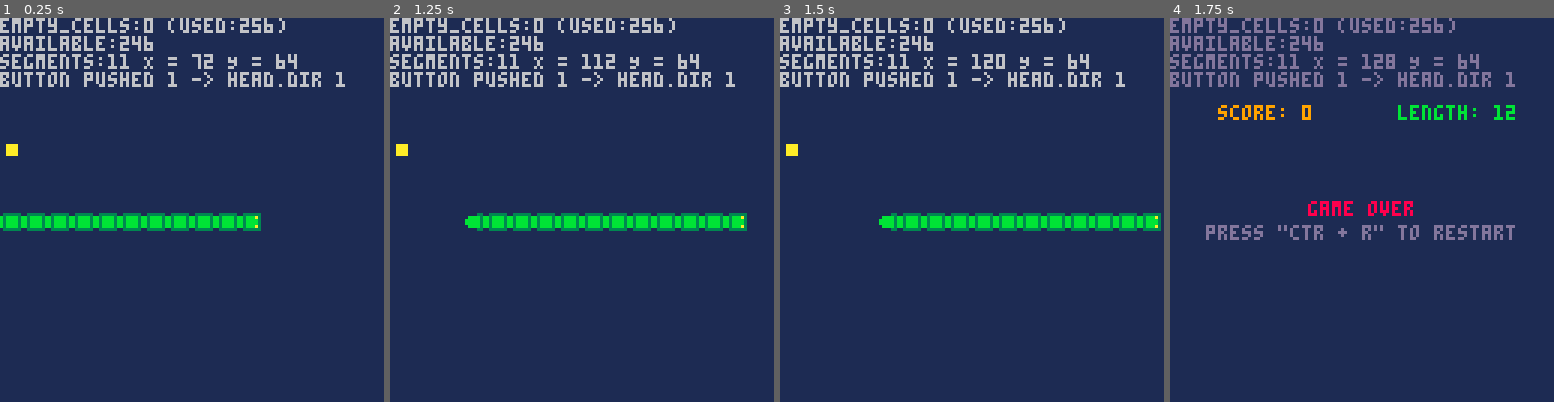
Above: before the commit, frames 1-4 (left to right).
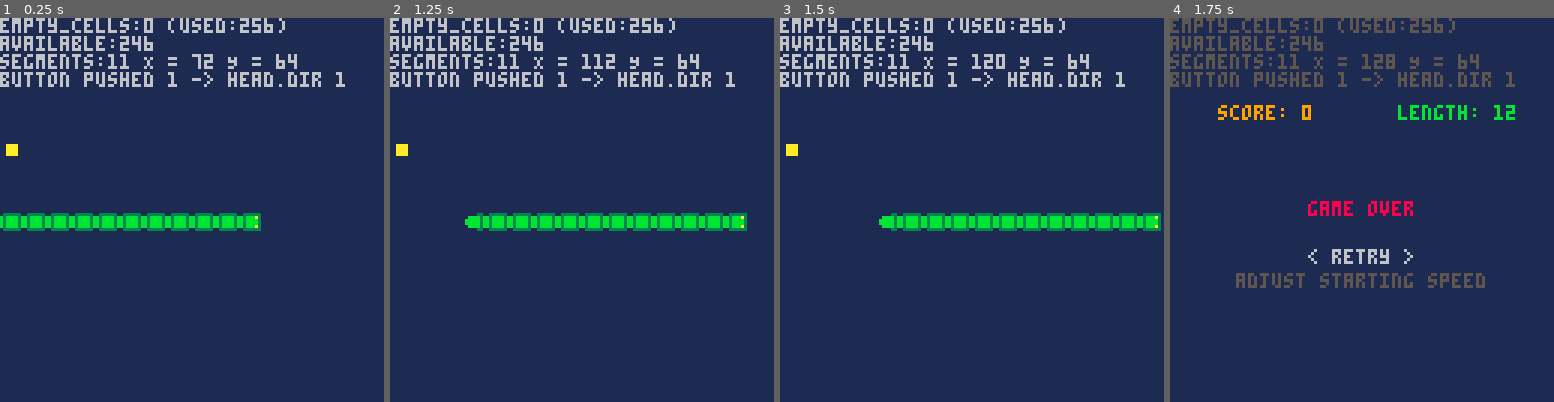
Above: after the commit, the same moments.

Repository: kakardo/Pico-8
Game: PICO-8 cartridge game carts/01 grone orm (snake clone)/snake.p8
Two runs of this game, one before a commit and one after it. Both use one fixed random seed, a clock stepped at 60 frames per second and the inputs below.
Inputs:
- Up to frame 1 (0.25 s): no input
- Up to frame 2 (1.25 s): tap X (X key) at 0.33, 1.07 s; tap O (Z key) at 0.7 s
- Up to frame 3 (1.5 s): no input
- Up to frame 4 (1.75 s): hold Right from 1.6 s (still down); tap O (Z key) at 1.7 s

Frames 1-3 are identical in both runs. In frame 4, 6.9% of the frame differs, in the area x 0-90%, y 0-71%.

Commit message:
Menu overhaul coming soon

Diff:
--- a/game carts/01 grone orm (snake clone)/main.lua
+++ b/game carts/01 grone orm (snake clone)/main.lua
@@ -98,7 +98,9 @@
 		print_centered("score: "..score,32,32,9)
 		print_centered("length: "..body.segments+1,96,32,11)
 		print_centered("game over",64,64,8)
-		print_centered("press \"ctr + r\" to restart",64,72,13)
+		-- print_centered("press \"ctr + r\" to restart",64,72,13)
+		print_centered("< retry >",64,80,6)
+		print_centered("adjust starting speed",64,88,5)
 	end
 end
 
